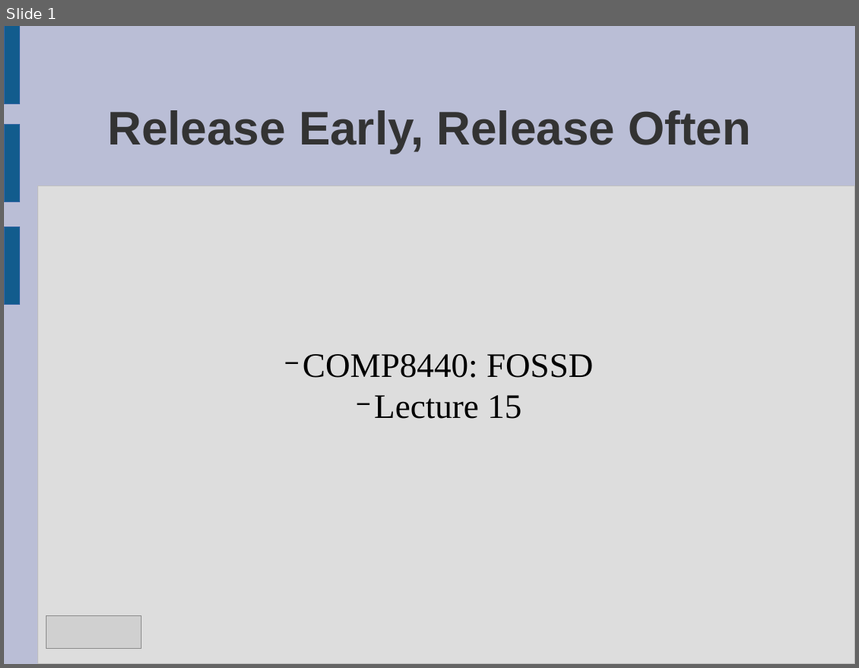
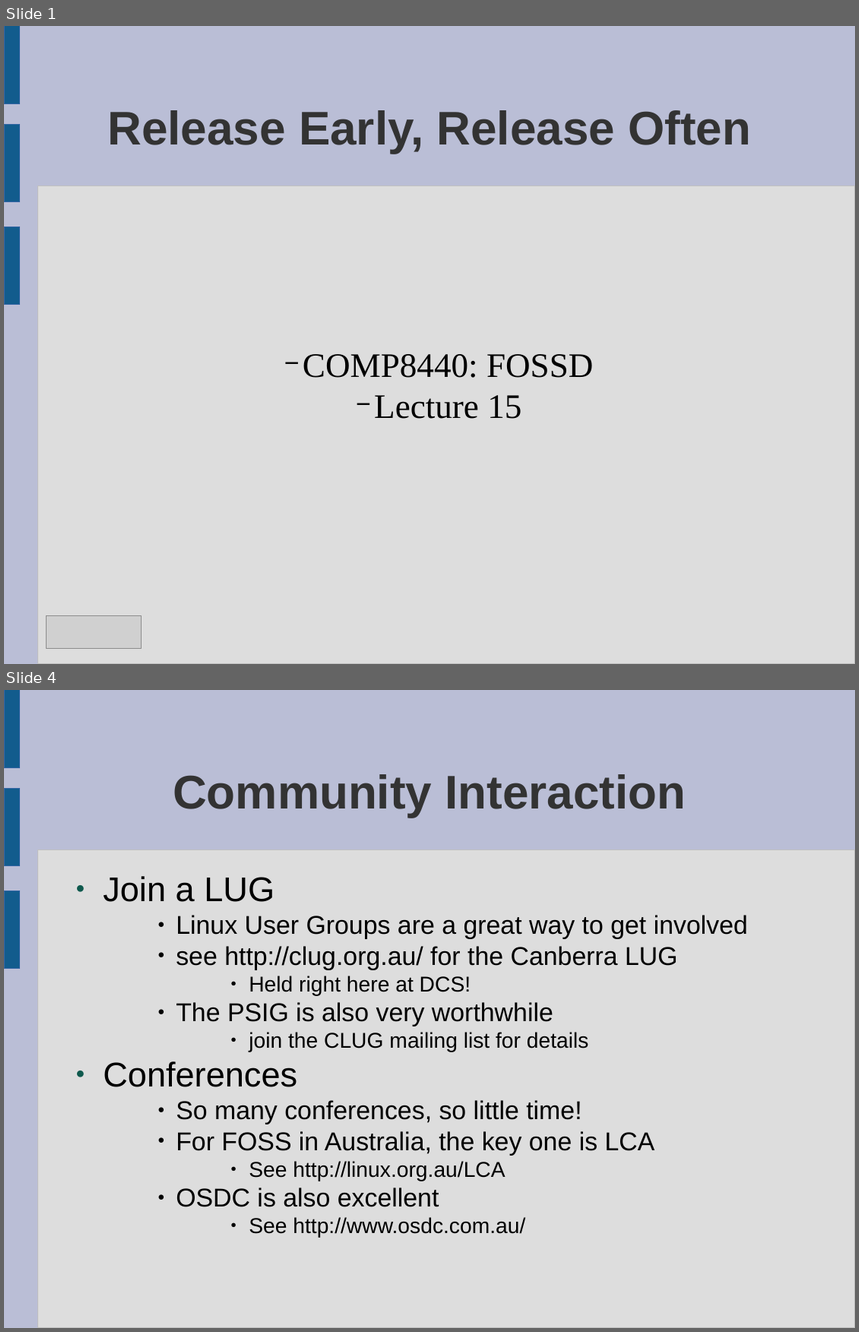
Before and after one commit to laurencesmart/comp8440, a slide deck: lectures/release_early.odp. Shown one above the other, each under a label of ours: slide 1 before the commit, slides 1 and 4 after it; the slides between them are not shown. The pictures are 859x668 and 859x1332 pixels, drawn with LibreOffice and Linux fonts; fonts in the diff are those of the drawing; grey boxes stand for pictures. Boxes give left, top, right and bottom in pixels: in the first picture for what was removed or moved away, otherwise in the second. Text is boxed around its words. In the diff, an @@ line names an element or a change of style, - is before the commit and + after.

```diff
--- a/lectures/release_early.odp
+++ b/lectures/release_early.odp
@@ slide 4 added at (4,690,855,1328), background #BABED6; not listed: 4 template elements that a slide beside it also shows @@
@@ title added at (173,774,686,818), 44 pt, text #333333, bold @@
+Community Interaction
@@ text added at (103,876,748,1238), 24 pt, text #000000 @@
+● Join a LUG
+    ● Linux User Groups are a great way to get involved
+    ● see http://clug.org.au/ for the Canberra LUG
+        ● Held right here at DCS!
+    ● The PSIG is also very worthwhile
+        ● join the CLUG mailing list for details
+● Conferences
+    ● So many conferences, so little time!
+    ● For FOSS in Australia, the key one is LCA
+        ● See http://linux.org.au/LCA
+    ● OSDC is also excellent
+        ● See http://www.osdc.com.au/
```
Also in this commit, not shown: 3 other slides added.
